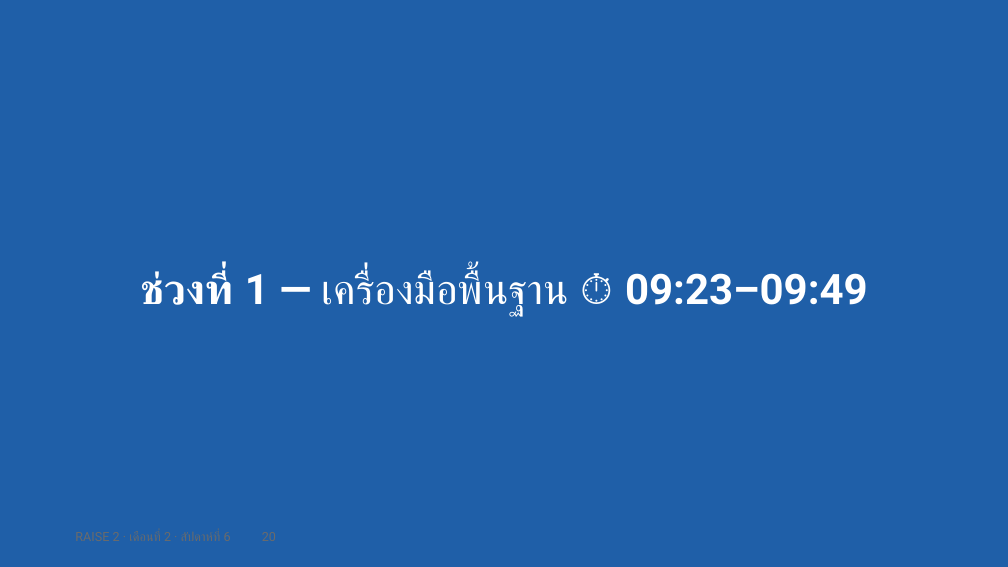
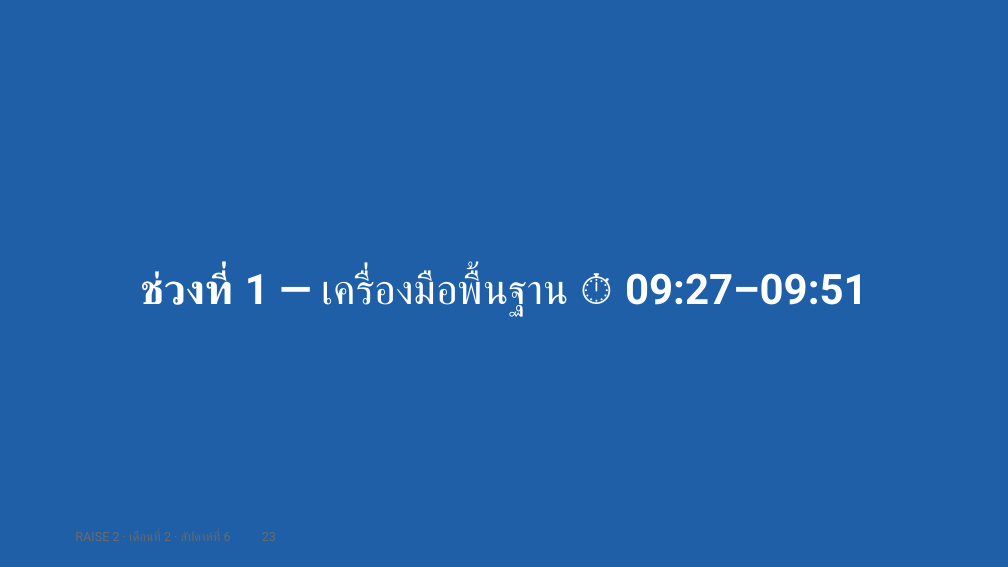
Before and after one commit to cnacha-mfu/raise2-module2, a slide deck: slide 23 of materials/week6/w6-slides.pptx (slide 20 before the commit). Drawn at 1008x567 pixels with LibreOffice and Linux fonts; fonts in the diff are those of the drawing. Boxes give left, top, right and bottom in pixels: in the first picture for what was removed or moved away, otherwise in the second. Text is boxed around its words. In the diff, an @@ line names an element or a change of style, - is before the commit and + after.

```diff
--- a/materials/week6/w6-slides.pptx
+++ b/materials/week6/w6-slides.pptx
@@ text at (140,271,868,315): text changed @@
-ช่วงที่ 1 — เครื่องมือพื้นฐาน ⏱ 09:23–09:49
+ช่วงที่ 1 — เครื่องมือพื้นฐาน ⏱ 09:27–09:51
```
Also in this commit, not shown: 74 other slides changed, 3 slides added, 4 other files.
